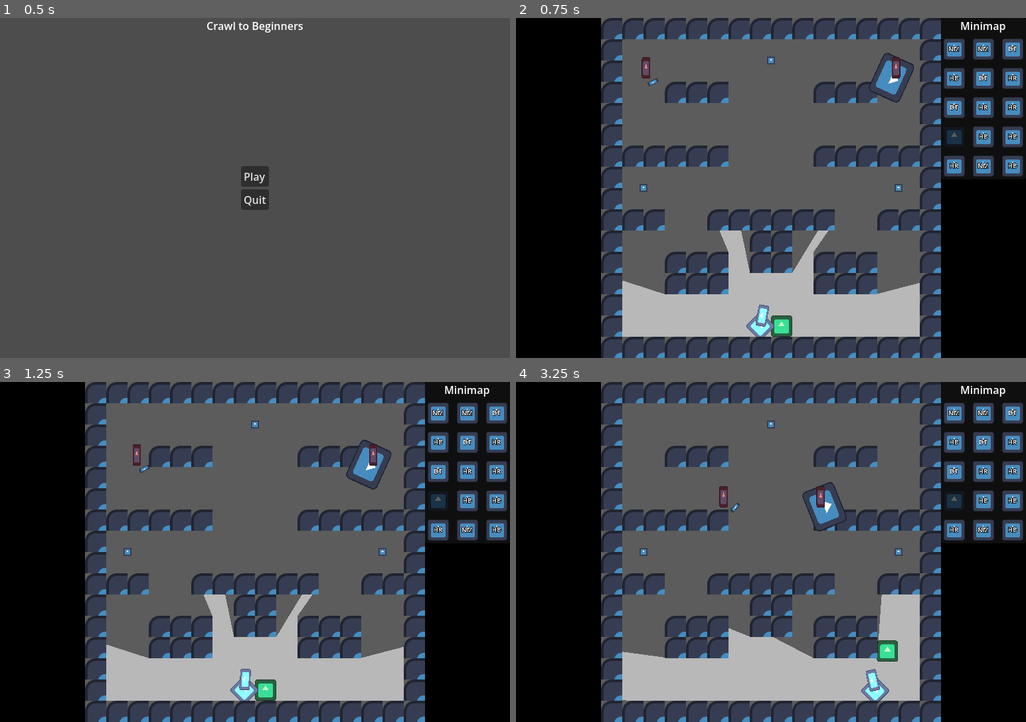
Above: before the commit, frames 1-4 (two rows, left to right).
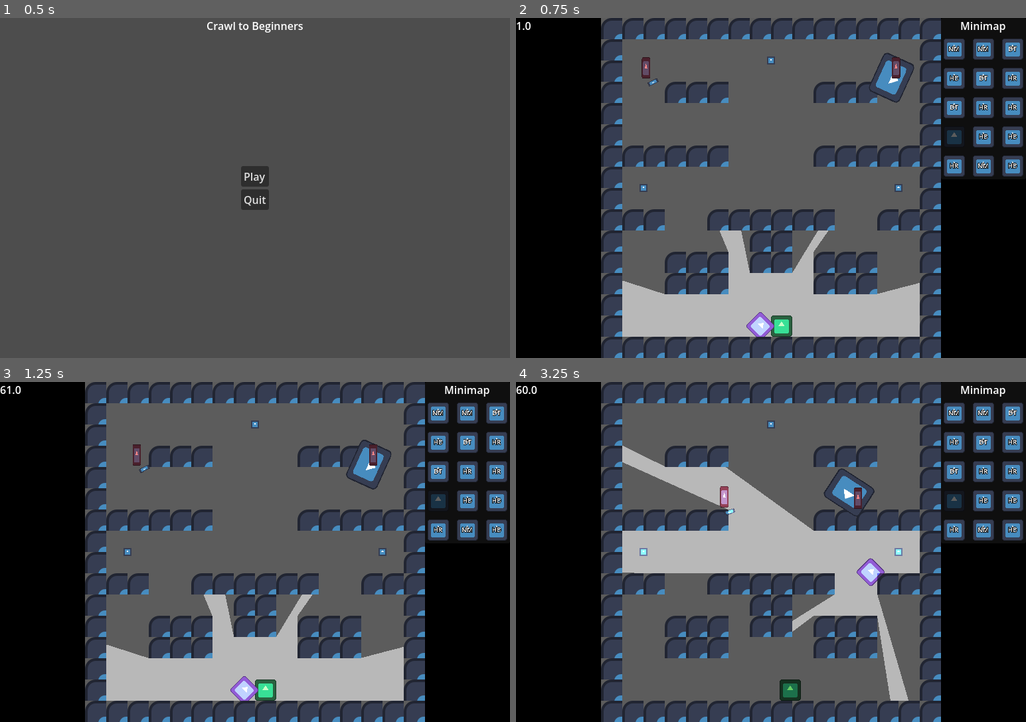
Above: after the commit, the same moments.

Repository: CrankyCranton/crawl-to-beginners
Game: Godot game, scene res://menus/main_menu.tscn
The game is run twice, just before and just after one commit, with the same random seed, the same clock (stepped at 60 frames per second) and the same inputs. The engine's default icon, where the game draws it, is replaced by a stand-in: a white triangle on a blue panel in a dark square.
Inputs (mouse positions are in pixels of both pictures, inside the frame that each line leads up to):
- Up to frame 1 (0.5 s): no input
- Up to frame 2 (0.75 s): click "Play" at 0.5 s
- Up to frame 3 (1.25 s): no input
- Up to frame 4 (3.25 s): move the mouse to (883, 535) at 1.27 s; press the mouse at (883, 535) at 1.28 s; hold Right (right) 1.28-2.03 s; right-click (883, 535) at 1.55 s; move the mouse to (669, 569) at 2.02 s; release the mouse at (669, 569) at 2.03 s; hold Down (down) 2.03-2.78 s; right-click (669, 569) at 2.1 s; click (669, 569) at 2.3 s; move the mouse to (822, 477) at 2.77 s; press the mouse at (822, 477) at 2.78 s; hold Right (right) from 2.78 s (still down); right-click (822, 477) at 3.05 s

Frame 1 is identical in both runs. In frame 2, 0.3% of the frame differs, in the area x 0-51%, y 1-94%; in frame 3, 0.3%; in frame 4, 22%, in the area x 0-80%, y 1-95%.

Commit message:
First prototype

Diff:
--- a/game/combat_collision/hurt_box/bullet/laser.tscn
+++ b/game/combat_collision/hurt_box/bullet/laser.tscn
@@ -7,6 +7,7 @@
 radius = 8.0
 
 [node name="Laser" unique_id=1457563552 instance=ExtResource("1_xm4mm")]
+speed = 256.0
 
 [node name="CollisionShape2D" parent="." index="1" unique_id=1319386538]
 shape = SubResource("CircleShape2D_xm4mm")
--- a/game/enemy/enemy.gd
+++ b/game/enemy/enemy.gd
@@ -1,5 +1,8 @@
 class_name Enemy extends CharacterBody2D
 
+
+signal died
+signal removed
 
 enum State {
 	NORMAL,
@@ -20,17 +23,24 @@
 		if health <= 0:
 			die()
 
+var dead := false
 var hero: Hero
 var last_hero_pos := Vector2i.MAX
 var astar: AStarGrid2D
 var path: PackedVector2Array = []
 var room: Room
-var state: State = State.NORMAL
+var state: State = State.NORMAL:
+	set(value):
+		state = value
+		if state == State.POSSESSED:
+			removed.emit()
 
 @onready var soft_collision: SoftCollision = $SoftCollision
 @onready var hand: Marker2D = $Hand
 @onready var los: ShapeCast2D = %LOS
 @onready var navigation_agent: NavigationAgent2D = $NavigationAgent
+@onready var hit_box: HitBox = $HitBox
+@onready var collision_shape: CollisionShape2D = $CollisionShape
 
 
 func _ready() -> void:
@@ -53,6 +63,7 @@
 				los.target_position = los.to_local(hero.global_position)
 				var aim_accuracy: float = absf(hand.global_transform.x.angle_to(
 						hand.global_position.direction_to(hero.global_position)))
+
 
 				if not los.is_colliding():
 					if aim_accuracy <= aim_margin:
@@ -87,12 +98,18 @@
 
 
 func die() -> void:
+	dead = true
+	collision_shape.set_deferred(&"disabled", true)
+	#remove_from_group(&"enemies")
+	removed.emit()
+	died.emit()
 	queue_free()
 
 
 func drop_gun() -> void:
 	gun.queue_free()
 	var fists: Fists = preload("uid://cap0tc1j8ohhe").instantiate()
+	fists.collision_mask = gun.collision_mask
 	hand.add_child(fists)
 	gun = fists
 
--- a/game/enemy/enemy.tscn
+++ b/game/enemy/enemy.tscn
@@ -20,7 +20,7 @@
 wall_min_slide_angle = 0.0
 script = ExtResource("1_2mvqj")
 
-[node name="CollisionShape2D" type="CollisionShape2D" parent="." unique_id=363437164]
+[node name="CollisionShape" type="CollisionShape2D" parent="." unique_id=363437164]
 shape = SubResource("CircleShape2D_8s3bx")
 
 [node name="SoftCollision" parent="." unique_id=1353088001 instance=ExtResource("2_q106d")]
@@ -41,7 +41,6 @@
 visible = false
 shape = SubResource("CircleShape2D_glrgy")
 target_position = Vector2(0, 0)
-collision_mask = 9
 
 [node name="NavigationAgent" type="NavigationAgent2D" parent="." unique_id=1288865449]
 path_postprocessing = 1
--- a/game/enemy/grenade_enemy.tscn
+++ b/game/enemy/grenade_enemy.tscn
@@ -21,5 +21,6 @@
 
 [node name="GrenadeLauncher" parent="Hand" parent_id_path=PackedInt32Array(1151683513) index="1" unique_id=738278615 instance=ExtResource("2_6351x")]
 magazine = SubResource("Resource_of11n")
+collision_mask = 2063
 
 [editable path="HitBox"]
--- a/game/game.gd
+++ b/game/game.gd
@@ -27,6 +27,7 @@
 @onready var hero: Hero = $Hero
 @onready var minimap: Minimap = %Minimap
 @onready var hud: CanvasLayer = $HUD
+@onready var fps: Label = %FPS
 
 
 func _ready() -> void:
@@ -38,6 +39,10 @@
 		minimap.add_room(coords, data.mod, data.unknown)
 
 	enter_room(Vector2(0, -1))
+
+
+func _process(_delta: float) -> void:
+	fps.text = str(Performance.get_monitor(Performance.TIME_FPS))
 
 
 func sort_coords(a: Vector2i, b: Vector2i) -> bool:
@@ -74,11 +79,14 @@
 		current_room.queue_free()
 		Engine.time_scale = 1.0
 
+	# FIXME: Needs to reveal the adjacent rooms as well, and show the room you're currently in.
 	minimap.set_unknown(coords, false)
+
 	var room: Room = room_data[coords].type.instantiate()
 	room.coords = coords
 	current_room = room
 	room.door_entered.connect(_on_room_door_entered)
+	room.unlocked.connect(_on_room_unlocked)
 
 	ghost.process_mode = Node.PROCESS_MODE_DISABLED
 	hero.process_mode = Node.PROCESS_MODE_DISABLED
@@ -87,6 +95,7 @@
 
 	room.hero = hero
 	hero.room = room
+	ghost.room = room
 
 	for dir: Vector2i in [Vector2i.RIGHT, Vector2i.LEFT, Vector2i.UP, Vector2i.DOWN]:
 		if not MAP_BOUNDS.has_point(coords + dir):
@@ -96,19 +105,27 @@
 	await get_tree().create_timer(0.0).timeout
 	if enter_direction != Vector2i.ZERO:
 		var spawn_point: Vector2 = room.get_door(-enter_direction).spawn_point.global_position
-		#const RAND_OFFSET: float = 8.0
-		hero.global_position = spawn_point# + Utils.rand_vec2_radial(RAND_OFFSET)
-		ghost.global_position = spawn_point# + Utils.rand_vec2_radial(RAND_OFFSET)
+		const RAND_OFFSET: float = 8.0
+		hero.global_position = spawn_point + Utils.rand_vec2_radial(RAND_OFFSET)
+		ghost.global_position = spawn_point + Utils.rand_vec2_radial(RAND_OFFSET)
+		if ghost.possessing:
+			ghost.possessing.global_position = ghost.global_position
+			ghost.possessing.room = room
 
 
+	hero.process_mode = Node.PROCESS_MODE_INHERIT
 	ghost.process_mode = Node.PROCESS_MODE_INHERIT
-	hero.process_mode = Node.PROCESS_MODE_INHERIT
+	ghost.can_possess = true
 
 
 func _on_room_door_entered(direction: Vector2i) -> void:
 	enter_room(current_room.coords + direction)
 
 
+func _on_room_unlocked() -> void:
+	ghost.can_possess = false
+
+
 func _on_hero_died() -> void:
 	# IDK about these UIDs, they're hard to read.
 	hud.add_child(preload("uid://beiuvxh8fcqp4").instantiate())
--- a/game/game.tscn
+++ b/game/game.tscn
@@ -4,6 +4,17 @@
 [ext_resource type="PackedScene" uid="uid://cpvvr321bffiw" path="res://game/ghost/ghost.tscn" id="1_vasa2"]
 [ext_resource type="PackedScene" uid="uid://ccravkxuofnl3" path="res://game/hero/hero.tscn" id="2_h7iqs"]
 [ext_resource type="PackedScene" uid="uid://bks3i1d362lr" path="res://game/minimap/minimap.tscn" id="4_4fuuu"]
+
+[sub_resource type="WorldBoundaryShape2D" id="WorldBoundaryShape2D_4fuuu"]
+
+[sub_resource type="WorldBoundaryShape2D" id="WorldBoundaryShape2D_dxrkv"]
+normal = Vector2(0, 1)
+
+[sub_resource type="WorldBoundaryShape2D" id="WorldBoundaryShape2D_dakft"]
+normal = Vector2(-1, 0)
+
+[sub_resource type="WorldBoundaryShape2D" id="WorldBoundaryShape2D_u5opy"]
+normal = Vector2(1, 0)
 
 [node name="Game" type="Node" unique_id=481701368]
 script = ExtResource("1_h7iqs")
@@ -55,4 +66,29 @@
 unique_name_in_owner = true
 layout_mode = 2
 
+[node name="FPS" type="Label" parent="HUD" unique_id=2002869948]
+unique_name_in_owner = true
+offset_right = 40.0
+offset_bottom = 23.0
+
+[node name="GhostBounds" type="StaticBody2D" parent="." unique_id=978751926]
+collision_layer = 16
+collision_mask = 8
+
+[node name="CollisionShape2D" type="CollisionShape2D" parent="GhostBounds" unique_id=579562516]
+position = Vector2(384, 512)
+shape = SubResource("WorldBoundaryShape2D_4fuuu")
+
+[node name="CollisionShape2D2" type="CollisionShape2D" parent="GhostBounds" unique_id=1550202679]
+position = Vector2(384, 0)
+shape = SubResource("WorldBoundaryShape2D_dxrkv")
+
+[node name="CollisionShape2D3" type="CollisionShape2D" parent="GhostBounds" unique_id=634372355]
+position = Vector2(640, 256)
+shape = SubResource("WorldBoundaryShape2D_dakft")
+
+[node name="CollisionShape2D4" type="CollisionShape2D" parent="GhostBounds" unique_id=517696610]
+position = Vector2(128, 256)
+shape = SubResource("WorldBoundaryShape2D_u5opy")
+
 [connection signal="died" from="Hero" to="." method="_on_hero_died"]
--- a/game/ghost/ghost.gd
+++ b/game/ghost/ghost.gd
@@ -1,25 +1,93 @@
 class_name Ghost extends CharacterBody2D
 
 
-const SPEED: float = 144.0
+const SPEED: float = 256.0
 # Potentially move this to the gun so that different guns can feel heavier than others.
 const AIM_SPEED: float = 15.0
+const POSSESS_FOLLOW_SPEED: float = 5.0
 
-@onready var hand: Marker2D = $Hand
-@onready var gun: Gun = $Hand/Gun # Temp. TODO: Change with dynamic gun switching.
+var possessing: CharacterBody2D = self
+var can_possess := true
+var room: Room
+
+@onready var point_light_2d: PointLight2D = $PointLight2D
+@onready var sprite: Sprite2D = $Sprite
+@onready var possession_detector: Area2D = $PossessionDetector
 
 
 func _process(delta: float) -> void:
-	var aim_angle: float = hand.global_position.angle_to_point(get_global_mouse_position())
-	hand.global_rotation = lerp_angle(hand.global_rotation, aim_angle, AIM_SPEED * delta)
+	if possessing.get(&"hand") != null:
+		var hand: Node2D = possessing.hand
+		var aim_angle: float = hand.global_position.angle_to_point(get_global_mouse_position())
+		hand.global_rotation = lerp_angle(hand.global_rotation, aim_angle, AIM_SPEED * delta)
 
 
-func _physics_process(_delta: float) -> void:
+func _physics_process(delta: float) -> void:
 	var input: Vector2 = Input.get_vector(&"left", &"right", &"up", &"down")
-	velocity = input * SPEED
-	move_and_slide()
+	possessing.velocity = input * SPEED
+	possessing.move_and_slide()
+
+	if possessing != self:
+		global_position = global_position.lerp(possessing.global_position,
+				POSSESS_FOLLOW_SPEED * delta)
+	possession_detector.global_position = get_global_mouse_position()
 
 
 func _input(event: InputEvent) -> void:
 	if event.is_action_pressed(&"shoot"):
-		gun.shoot()
+		if possessing.get(&"gun") != null:
+			possessing.gun.shoot()
+
+	if event.is_action_pressed(&"possess") and can_possess:
+		var collider: Node2D = null
+		# Making this a callable because repeating it twice in a one-liner was a pain,
+		# but it seems too specific to the context be a general-purpose function.
+		var poss_dist: Callable = func(a: Node2D) -> float:
+			return possession_detector.global_position.distance_squared_to(a.global_position)
+		for body: Node2D in possession_detector.get_overlapping_bodies():
+			if body == possessing:
+				continue
+			if collider == null or poss_dist.call(body) < poss_dist.call(collider):
+				collider = body
+
+		if collider != null:
+			if possessing != self:
+				possessing.state = possessing.State.NORMAL
+				possessing.died.disconnect(_on_possessing_died)
+				if possessing is Enemy:
+					possessing.reparent(room.enemies)
+					room.set_up_enemy(possessing)
+					#possessing.add_to_group(&"enemies")
+					flip_mask()
+
+			collider.died.connect(_on_possessing_died)
+			possessing = collider
+			if collider is Enemy:
+				collider.reparent(get_parent())
+				#collider.remove_from_group(&"enemies")
+				flip_mask()
+			collider.state = collider.State.POSSESSED
+			#sprite.visible = possessing == self
+
+
+# OK, the entire code base is messy, but this might just take the cake.
+func flip_mask() -> void:
+	const ENEMY_HIT_BOX: int = 11
+	const HERO_HIT_BOX: int = 12
+	possessing.gun.set_collision_mask_value(ENEMY_HIT_BOX,
+			not possessing.gun.get_collision_mask_value(ENEMY_HIT_BOX))
+	possessing.gun.set_collision_mask_value(HERO_HIT_BOX,
+			not possessing.gun.get_collision_mask_value(HERO_HIT_BOX))
+
+	possessing.hit_box.set_collision_layer_value(ENEMY_HIT_BOX,
+			not possessing.hit_box.get_collision_layer_value(ENEMY_HIT_BOX))
+	possessing.hit_box.set_collision_layer_value(HERO_HIT_BOX,
+			not possessing.hit_box.get_collision_layer_value(HERO_HIT_BOX))
+
+
+func set_light_enabled(enabled: bool) -> void:
+	point_light_2d.enabled = enabled
+
+
+func _on_possessing_died() -> void:
+	possessing = self
--- a/game/ghost/ghost.tscn
+++ b/game/ghost/ghost.tscn
@@ -2,25 +2,16 @@
 
 [ext_resource type="Script" uid="uid://dud6rlfqfc7j8" path="res://game/ghost/ghost.gd" id="1_xe3x1"]
 [ext_resource type="Texture2D" uid="uid://dnpoq1nirc2ow" path="res://icon.svg" id="2_2iaaw"]
-[ext_resource type="PackedScene" uid="uid://bxgcm2uyt1qg7" path="res://game/gun/gun.tscn" id="3_fuwrd"]
-[ext_resource type="PackedScene" uid="uid://cb3gs06s87ka3" path="res://game/combat_collision/hurt_box/bullet/player_bullet.tscn" id="4_h2o8k"]
-[ext_resource type="Script" uid="uid://dedfsv5rhjqa1" path="res://game/gun/magazine.gd" id="5_13suh"]
 [ext_resource type="PackedScene" uid="uid://dxcwnd01jn8s8" path="res://game/combat_collision/hit_box/hit_box.tscn" id="6_13suh"]
 [ext_resource type="PackedScene" uid="uid://blsg4naun2754" path="res://game/enemy/soft_collision/soft_collision.tscn" id="7_h2o8k"]
 
 [sub_resource type="CircleShape2D" id="CircleShape2D_fuwrd"]
 radius = 15.0
 
-[sub_resource type="Resource" id="Resource_h2o8k"]
-script = ExtResource("5_13suh")
-ammo_type = ExtResource("4_h2o8k")
-max_ammo = -1
-metadata/_custom_type_script = "uid://dedfsv5rhjqa1"
-
 [sub_resource type="CircleShape2D" id="CircleShape2D_13suh"]
 radius = 16.0
 
-[sub_resource type="CircleShape2D" id="CircleShape2D_h2o8k"]
+[sub_resource type="CircleShape2D" id="CircleShape2D_1vx3s"]
 resource_local_to_scene = true
 radius = 16.0
 
@@ -32,12 +23,17 @@
 width = 1024
 height = 1024
 
+[sub_resource type="CircleShape2D" id="CircleShape2D_14dsv"]
+radius = 32.0
+
 [node name="Ghost" type="CharacterBody2D" unique_id=507860525]
 collision_layer = 8
+collision_mask = 17
 motion_mode = 1
 script = ExtResource("1_xe3x1")
 
-[node name="Sprite2D" type="Sprite2D" parent="." unique_id=1732253768]
+[node name="Sprite" type="Sprite2D" parent="." unique_id=1732253768]
+modulate = Color(1.353256, 0.75257814, 1.3031998, 1)
 rotation = 0.7853982
 scale = Vector2(0.25, 0.25)
 texture = ExtResource("2_2iaaw")
@@ -45,20 +41,12 @@
 [node name="CollisionShape2D" type="CollisionShape2D" parent="." unique_id=2103159467]
 shape = SubResource("CircleShape2D_fuwrd")
 
-[node name="Hand" type="Marker2D" parent="." unique_id=1134716458]
-
-[node name="Gun" parent="Hand" unique_id=738278615 instance=ExtResource("3_fuwrd")]
-magazine = SubResource("Resource_h2o8k")
-collision_mask = 9217
-
-[node name="Cooldown" parent="Hand/Gun" index="0" unique_id=500018778]
-wait_time = 0.5
-
 [node name="Sheild" parent="." unique_id=456550994 instance=ExtResource("6_13suh")]
 collision_layer = 2560
 
 [node name="CollisionShape" parent="Sheild" index="0" unique_id=672786274]
 shape = SubResource("CircleShape2D_13suh")
+disabled = true
 
 [node name="ImmuneTimer" parent="Sheild" index="1" unique_id=1380030965]
 wait_time = 0.001
@@ -67,16 +55,23 @@
 radius = 15.0
 
 [node name="EnemyShover" parent="." unique_id=1353088001 instance=ExtResource("7_h2o8k")]
-influence = 1.5
 
 [node name="CollisionShape" parent="EnemyShover" index="0" unique_id=1699220739]
-shape = SubResource("CircleShape2D_h2o8k")
+shape = SubResource("CircleShape2D_1vx3s")
+disabled = true
 
 [node name="PointLight2D" type="PointLight2D" parent="." unique_id=706404092]
 shadow_enabled = true
 shadow_color = Color(0, 0, 0, 1)
 texture = SubResource("GradientTexture2D_c2int")
 
-[editable path="Hand/Gun"]
+[node name="PossessionDetector" type="Area2D" parent="." unique_id=1685347127]
+collision_layer = 0
+collision_mask = 6
+monitorable = false
+
+[node name="CollisionShape2D" type="CollisionShape2D" parent="PossessionDetector" unique_id=153437342]
+shape = SubResource("CircleShape2D_14dsv")
+
 [editable path="Sheild"]
 [editable path="EnemyShover"]
--- a/game/gun/grenade_launcher/grenade/explosion/explosion.gd
+++ b/game/gun/grenade_launcher/grenade/explosion/explosion.gd
@@ -13,6 +13,6 @@
 		return
 	los.target_position = los.to_local(area.global_position)
 	los.force_raycast_update()
-	if not los.is_colliding():
+	if los.get_collider() == area:
 		area.take_damage(DAMAGE)
 		hit_list.append(area)
--- a/game/gun/grenade_launcher/grenade/explosion/explosion.tscn
+++ b/game/gun/grenade_launcher/grenade/explosion/explosion.tscn
@@ -73,7 +73,8 @@
 [node name="LOS" type="RayCast2D" parent="." unique_id=1511013529]
 enabled = false
 target_position = Vector2(0, 0)
-collision_mask = 9
+collision_mask = 513
+collide_with_areas = true
 
 [node name="AnimationPlayer" type="AnimationPlayer" parent="." unique_id=883403549]
 libraries/ = SubResource("AnimationLibrary_3gvk6")
--- a/game/gun/grenade_launcher/grenade_launcher.tscn
+++ b/game/gun/grenade_launcher/grenade_launcher.tscn
@@ -18,5 +18,8 @@
 [node name="Cooldown" parent="." index="0" unique_id=500018778]
 wait_time = 2.5
 
+[node name="Barrel" parent="." index="2" unique_id=1811445942]
+position = Vector2(32, 0)
+
 [node name="Sprite2D" parent="." index="3" unique_id=1184722041]
 scale = Vector2(0.5, 0.4)
--- a/game/gun/gun.gd
+++ b/game/gun/gun.gd
@@ -40,6 +40,20 @@
 	reload_time.start()
 
 
+func set_collision_mask_value(layer_number: int, value: bool) -> void:
+	# IDK how to deal with bits, so I'll just cheat a "bit".
+	var temp := Area2D.new()
+	temp.collision_mask = collision_mask
+	temp.set_collision_mask_value(layer_number, value)
+	collision_mask = temp.collision_mask
+
+
+func get_collision_mask_value(layer_number: int) -> bool:
+	var temp := Area2D.new()
+	temp.collision_mask = collision_mask
+	return temp.get_collision_mask_value(layer_number)
+
+
 func get_room() -> Node:
 	var result: Node = get_parent()
 	while (result != get_tree().current_scene and result != get_node(^"/root")
--- a/game/hero/hero.gd
+++ b/game/hero/hero.gd
@@ -77,7 +77,7 @@
 		State.FOLLOW:
 			pass
 		State.POSSESSED:
-			pass
+			return
 
 	#velocity = velocity.limit_length(SPEED)
 	move_and_slide()
@@ -115,7 +115,7 @@
 
 func _on_hit_box_damage_taken(damage: int) -> void:
 	health -= damage
-	if damage > 0:
+	if damage > 0 and state != State.POSSESSED:
 		state = State.PANIC
 		path = []
 		target_cell = Vector2i.MAX
--- a/game/room/room.gd
+++ b/game/room/room.gd
@@ -1,6 +1,8 @@
 class_name Room extends Node2D
 # Max of 4 doors: 1 for each side.
 
+
+signal unlocked
 
 const ENEMY_TYPES: Array[PackedScene] = [
 	preload("uid://df6a8qn3gwxbg"),
@@ -55,10 +57,8 @@
 	for spawn_point: Marker2D in enemy_spawn_points.get_children():
 		var enemy: Enemy = ENEMY_TYPES.pick_random().instantiate()
 		enemy.position = spawn_point.position
-		enemy.tree_exited.connect(_on_enemy_tree_exited)
 		enemies.add_child(enemy)
-		enemy.astar = astar_heatmap
-		enemy.room = self
+		set_up_enemy(enemy)
 
 
 # WARNING:
@@ -72,6 +72,12 @@
 		#draw_rect(rect, color)
 		#draw_rect(rect, Color(1.0, 1.0, 1.0, 0.1), false, 1.0)
 
+
+func set_up_enemy(enemy: Enemy) -> void:
+	if not enemy.removed.is_connected(_on_enemy_removed):
+		enemy.removed.connect(_on_enemy_removed)
+	enemy.astar = astar_heatmap
+	enemy.room = self
 
 
 func set_mod(mod: Mod) -> void:
@@ -113,15 +119,18 @@
 func unlock() -> void:
 	for door: Door in doors.get_children():
 		door.unlock()
+	unlocked.emit()
 
 
 func _on_door_entered(direction: Vector2i) -> void:
 	door_entered.emit(direction)
 
 
-func _on_enemy_tree_exited() -> void:
-	if enemies.get_child_count() <= 0:
-		unlock()
+func _on_enemy_removed() -> void:
+	for enemy: Enemy in enemies.get_children():
+		if not enemy.dead:
+			return
+	unlock()
 
 
 func _on_heatmap_update_interval_timeout() -> void:
@@ -141,6 +150,8 @@
 			var heat_nodes: Array[Node] = enemies.get_children()
 			heat_nodes.append_array(get_tree().get_nodes_in_group(&"bullets"))
 			for heat_node: Node in heat_nodes:
+				if heat_node is Enemy and heat_node.state == Enemy.State.POSSESSED:
+					continue
 				var length: float = 0.0
 				var path: PackedVector2Array = astar.get_point_path(
 						get_cell_id(heat_node.global_position), cell)
--- a/project.godot
+++ b/project.godot
@@ -76,8 +76,12 @@
 shoot={
 "deadzone": 0.2,
 "events": [Object(InputEventMouseButton,"resource_local_to_scene":false,"resource_name":"","device":-1,"window_id":0,"a …(258 unchanged characters)…
-, Object(InputEventMouseButton,"resource_local_to_scene":false,"resource_name":"","device":-1,"window_id":0,"alt_pressed":false,"shift_pressed":false,"ctrl_pressed":false,"meta_pressed":false,"button_mask":2,"position":Vector2(370, 11),"global_position":Vector2(374, 49),"factor":1.0,"button_index":2,"canceled":false,"pressed":true,"double_click":false,"script":null)
 , Object(InputEventJoypadMotion,"resource_local_to_scene":false,"resource_name":"","device":-1,"axis":5,"axis_value":1.0,"script":null)
+]
+}
+possess={
+"deadzone": 0.2,
+"events": [Object(InputEventMouseButton,"resource_local_to_scene":false,"resource_name":"","device":-1,"window_id":0,"alt_pressed":false,"shift_pressed":false,"ctrl_pressed":false,"meta_pressed":false,"button_mask":2,"position":Vector2(192, 5),"global_position":Vector2(196, 43),"factor":1.0,"button_index":2,"canceled":false,"pressed":true,"double_click":false,"script":null)
 , Object(InputEventJoypadMotion,"resource_local_to_scene":false,"resource_name":"","device":-1,"axis":4,"axis_value":1.0,"script":null)
 ]
 }
@@ -88,6 +92,7 @@
 2d_physics/layer_2="Hero"
 2d_physics/layer_3="Enemy"
 2d_physics/layer_4="Ghost"
+2d_physics/layer_5="Ghost Bounds"
 2d_physics/layer_9="Interactable"
 2d_physics/layer_10="Hit Box"
 2d_physics/layer_11="Enemy Hit Box"
Not shown: 2 places in game/enemy/sniper_enemy/sniper_enemy.tscn that only renumber resources
